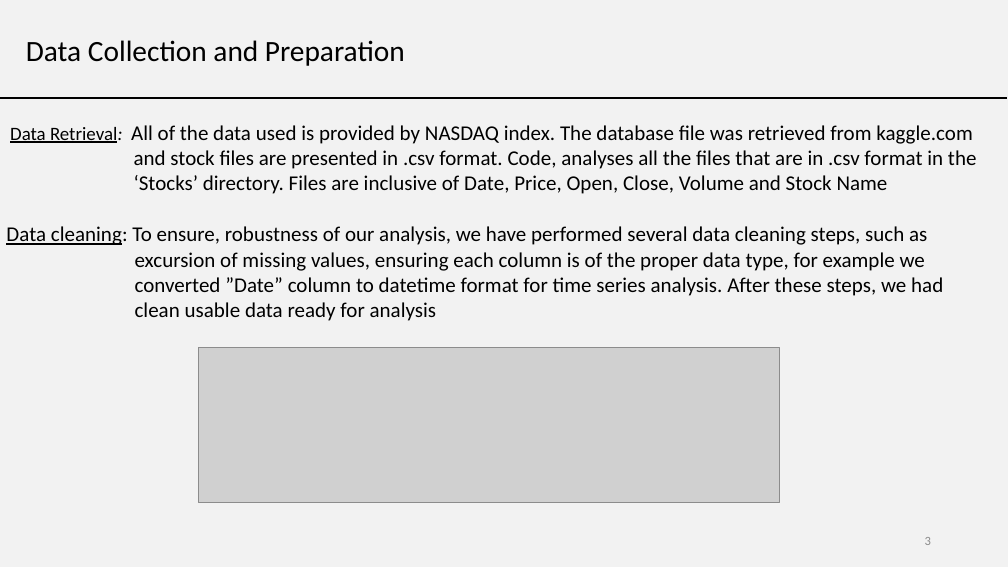
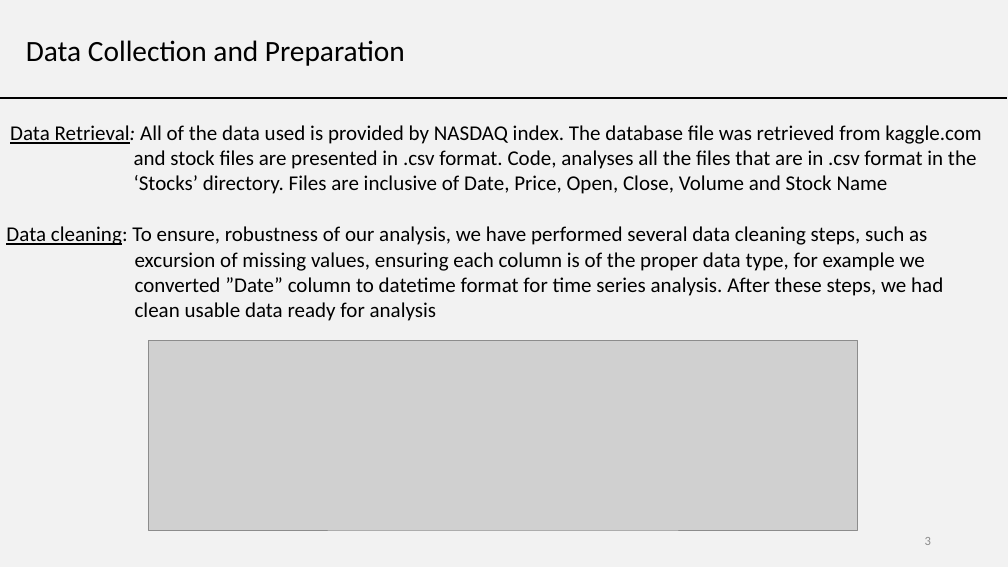
Before and after one commit to LevanGetia/Project-1, a slide deck: slide 3 of Project1 - stocks analysis PPT.pptx. Drawn at 1008x567 pixels with LibreOffice and Linux fonts; fonts in the diff are those of the drawing; grey boxes stand for pictures. Boxes give left, top, right and bottom in pixels: in the first picture for what was removed or moved away, otherwise in the second. Text is boxed around its words. In the diff, an @@ line names an element or a change of style, - is before the commit and + after.

```diff
--- a/Project1 - stocks analysis PPT.pptx
+++ b/Project1 - stocks analysis PPT.pptx
@@ text at (10, 125, 981, 144): size 18 to 20 pt in "Data Retrieval:" @@
@@ picture: place and size @@
-picture at (198, 347, 780, 503)
+picture at (148, 340, 858, 530)
```
Also in this commit, not shown: 3 other slides changed, 2 slides added, 1 other file.
